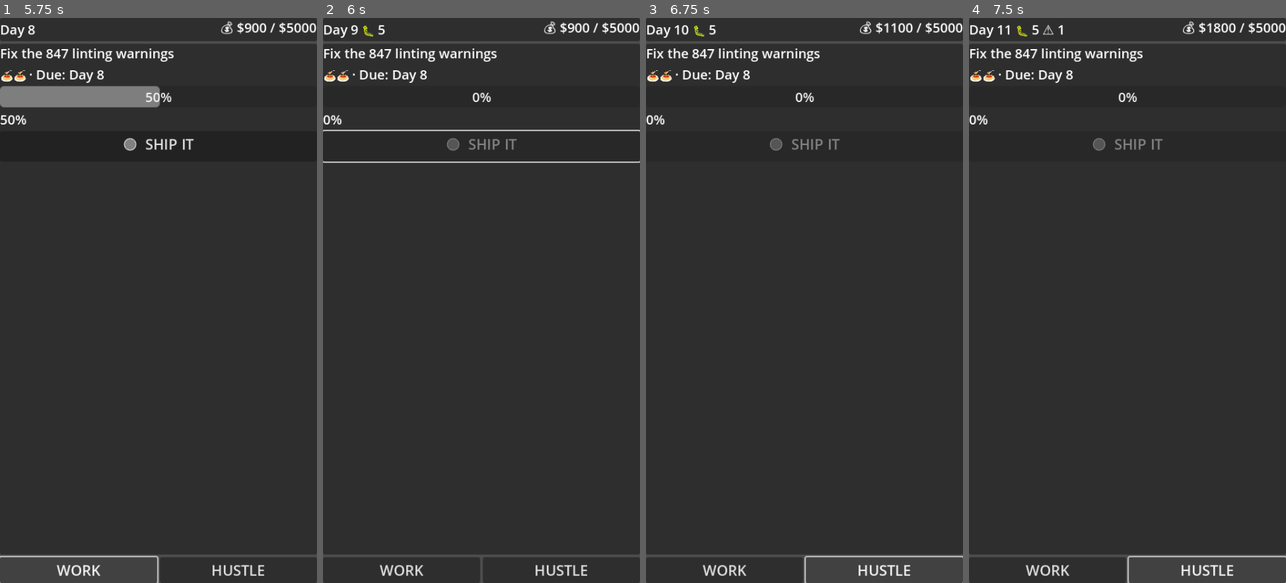
Above: before the commit, frames 1-4 (left to right).
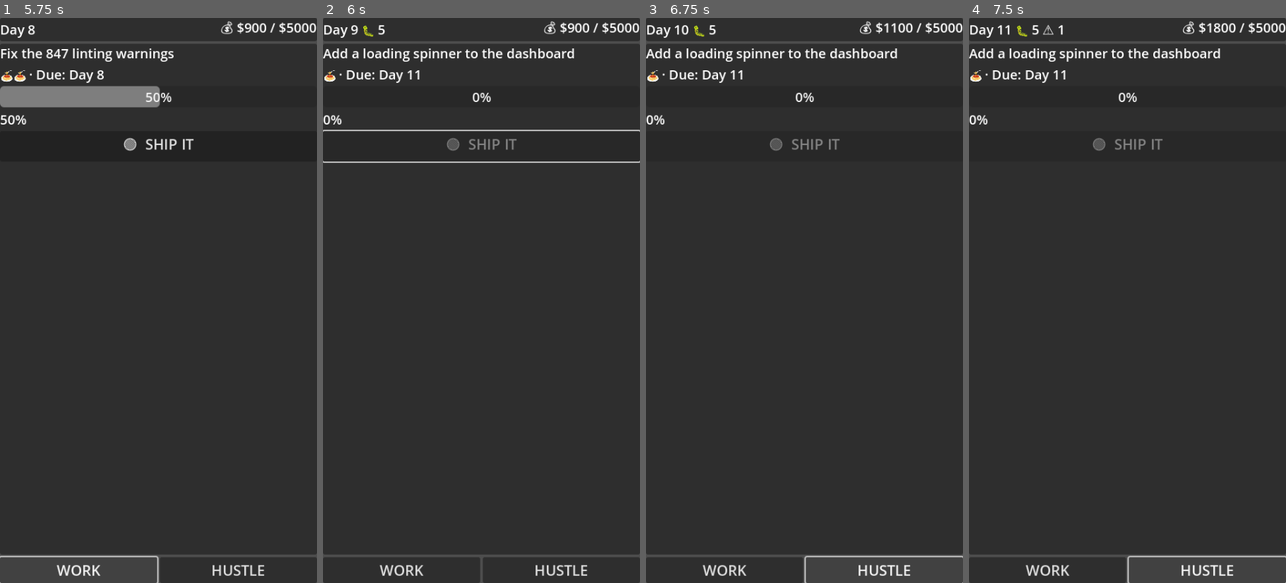
Above: after the commit, the same moments.

Repository: lmchoi/game-code-monkey-code
Game: Godot game, scene res://scenes/game_ui.tscn
Same seed, same stepped clock (60 frames per second), same inputs: the game is played once before the commit and once after it.
Inputs:
- Up to frame 1 (5.75 s): click "WORK" at 0.5 s; click "🟢 SHIP IT" at 1.25 s; click "HUSTLE" at 2 s; click "WORK" at 2.75 s; click "🟢 SHIP IT" at 3.5 s; click "HUSTLE" at 4.25 s; click "WORK" at 5 s
- Up to frame 2 (6 s): click "🟢 SHIP IT" at 5.75 s
- Up to frame 3 (6.75 s): click "HUSTLE" at 6.5 s
- Up to frame 4 (7.5 s): tap Enter at 7.25 s

Frame 1 is identical in both runs. In frame 2, 1.1% of the frame differs, in the area x 0-80%, y 5-12%; in frame 3, 1.1%; in frame 4, 1.1%.

Commit message:
Step 11 commit 2 — load and concatenate pool in task_manager.gd + transition tests

Diff:
--- a/autoloads/task_manager.gd
+++ b/autoloads/task_manager.gd
@@ -12,12 +12,28 @@
 var _current_index: int = 0
 
 func _ready() -> void:
-	var file = FileAccess.open("res://data/tutorial_tasks.json", FileAccess.READ)
-	assert(file != null, "Could not open tutorial_tasks.json")
-	_tasks = JSON.parse_string(file.get_as_text())
-	assert(_tasks != null, "tutorial_tasks.json is not valid JSON")
+	_tasks = _load_json("res://data/tutorial_tasks.json")
+	var pool_tasks = _load_json("res://data/tasks.json")
+	if pool_tasks:
+		_tasks.append_array(pool_tasks)
+
+	_assign_task(0, GameManager.day)
+
+func _load_json(path: String) -> Array:
+	if not FileAccess.file_exists(path):
+		printerr("Could not find file: ", path)
+		return []
+
+	var file = FileAccess.open(path, FileAccess.READ)
+	var content = file.get_as_text()
 	file.close()
-	_assign_task(0, GameManager.day)
+
+	var data = JSON.parse_string(content)
+	if data == null:
+		printerr("Failed to parse JSON from: ", path)
+		return []
+
+	return data as Array
 
 func advance_progress(delta: float) -> void:
 	current_progress = minf(current_progress + delta, TASK_MAX_PROGRESS)
--- a/test/unit/test_task_manager.gd
+++ b/test/unit/test_task_manager.gd
@@ -5,6 +5,7 @@
 func before_each():
 	task_manager = TaskManager.duplicate()
 	add_child_autofree(task_manager)
+	task_manager._ready() # Force load tasks
 	task_manager.current_progress = 0.0
 
 # === ADVANCE PROGRESS TESTS ===
@@ -27,9 +28,20 @@
 	assert_eq(task_manager._current_index, 1, "Should advance to next task")
 	assert_almost_eq(task_manager.current_progress, 0.0, 0.001, "Progress should reset")
 
+func test_ship_current_transitions_to_pool():
+	# Assume 3 tutorial tasks (indices 0, 1, 2)
+	# Shipping index 2 should move to index 3 (first task of pool)
+	task_manager._current_index = 2
+	task_manager.current_progress = 90.0
+	task_manager.ship_current(1)
+	assert_eq(task_manager._current_index, 3, "Should advance from tutorial to pool")
+	assert_eq(task_manager.current_task["title"], "Add a loading spinner to the dashboard", "Should load first pool task")
+
 func test_ship_current_holds_on_last_task():
-	task_manager._current_index = 2
+	# Should hold on the last task of the combined pool
+	var last_idx = task_manager._tasks.size() - 1
+	task_manager._current_index = last_idx
 	task_manager.current_progress = 75.0
 	task_manager.ship_current(1)
-	assert_eq(task_manager._current_index, 2, "Should stay on last task")
+	assert_eq(task_manager._current_index, last_idx, "Should stay on last task")
 	assert_almost_eq(task_manager.current_progress, 0.0, 0.001, "Progress should reset")
